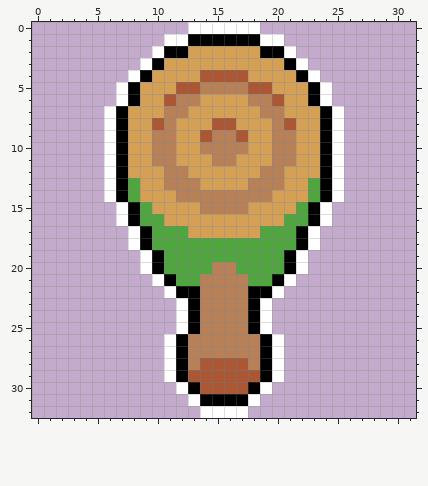
File history of a pixel-art sprite, src/assets/items/masse1.png. This is how it looked before the edit.
The file is 32x33 pixels.
Once edited:
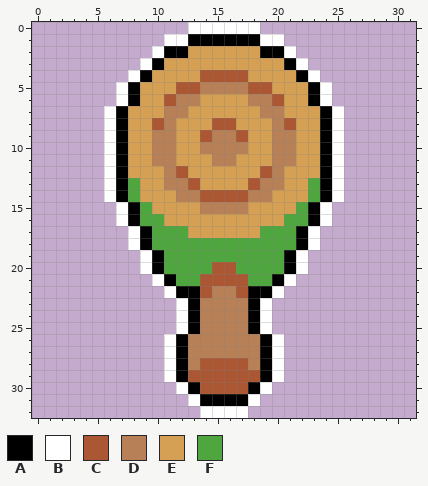
Palette (. is transparent): A #000000  B #ffffff  C #ab5733  D #b88056  E #d6a054  F #4fa63f
Message: des masse moches et un titre nul
What changed:
{"y":12,"x":12,"old":"D","new":"C"}
{"y":12,"x":19,"old":"D","new":"C"}
{"y":13,"x":13,"old":"D","new":"C"}
{"y":13,"x":18,"old":"D","new":"C"}
{"y":14,"x":14,"old":"DDDD","new":"CCCC"}
{"y":20,"x":15,"old":"DD","new":"CC"}
{"y":21,"x":14,"old":"DDDD","new":"CCCC"}
{"y":22,"x":14,"old":"D","new":"C"}
{"y":22,"x":17,"old":"D","new":"C"}
{"label":"changed","picture_box":[176,166,272,202]}
{"label":"changed","picture_box":[200,262,248,298]}
